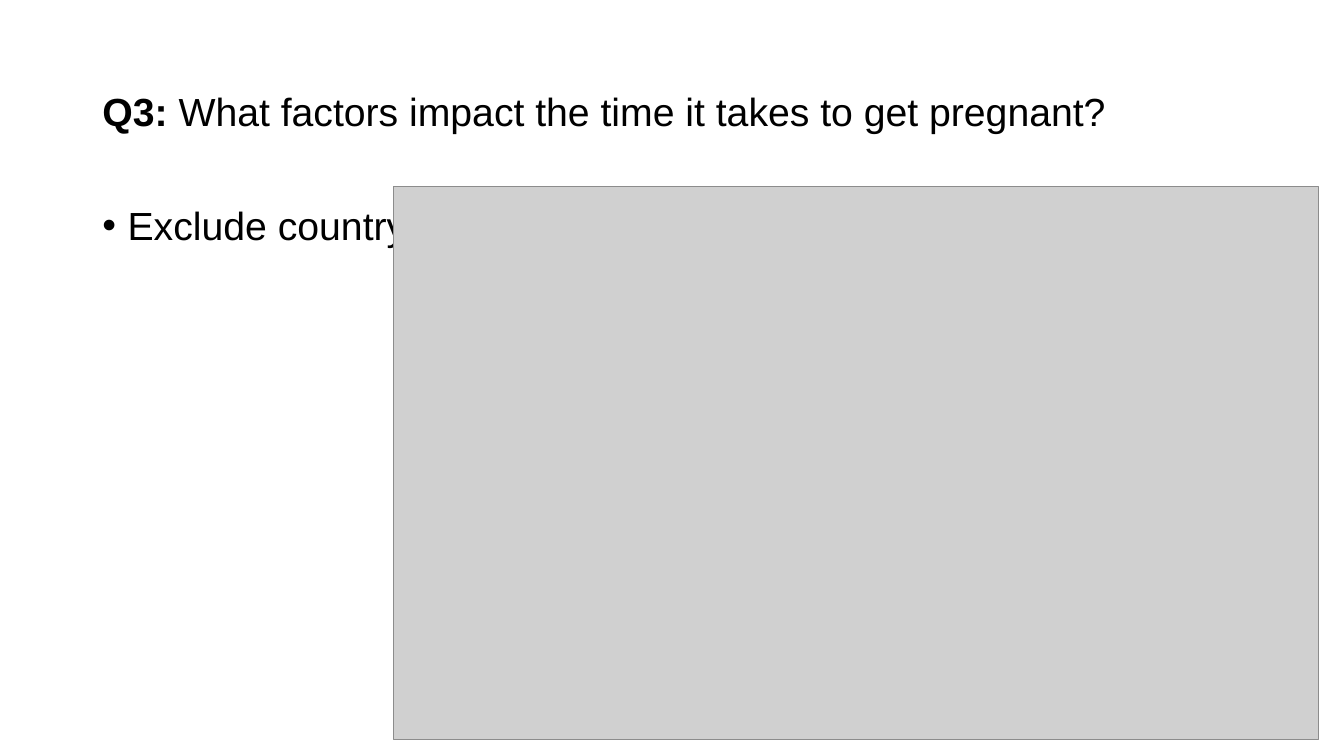
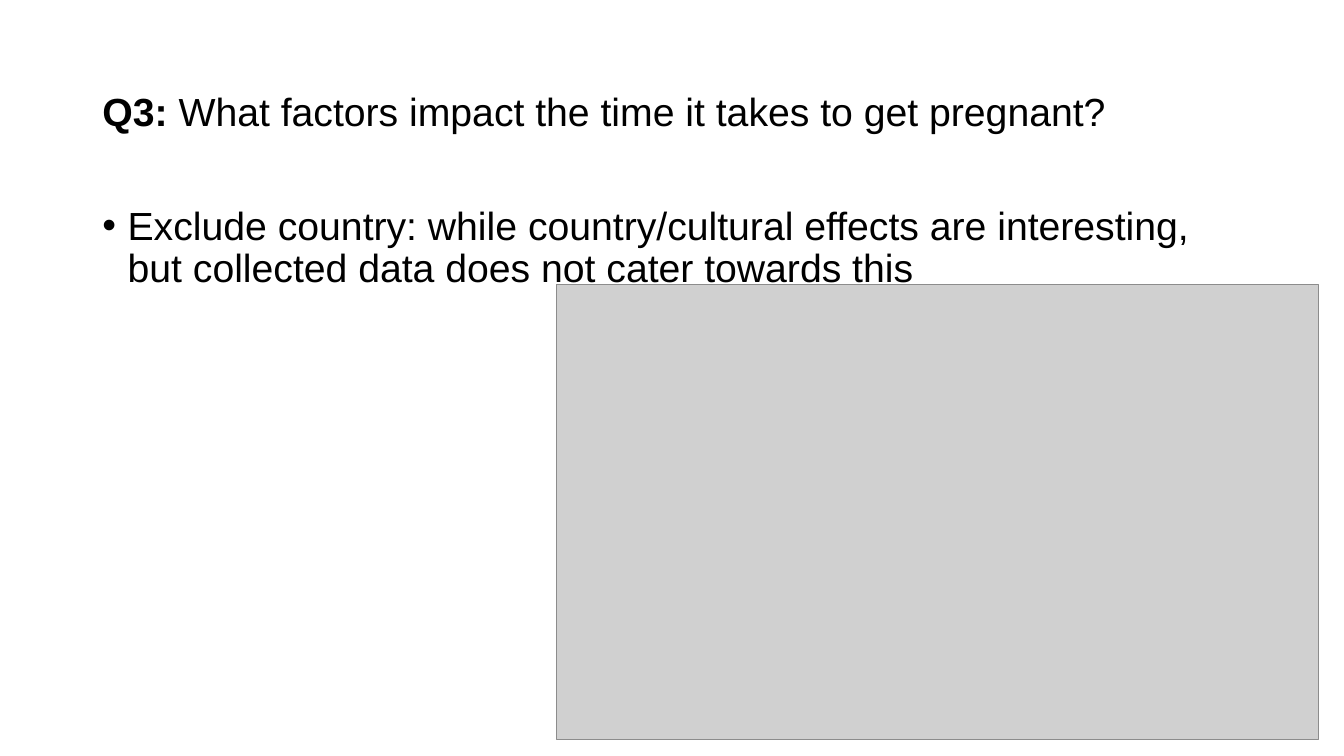
Before and after one commit to JeroenBuil/natural-cycles-assignment, a slide deck: slide 14 of reports/Natural Cycles - Assignment Report - Jeroen Buil.pptx. Drawn at 1344x756 pixels with LibreOffice and Linux fonts; fonts in the diff are those of the drawing; grey boxes stand for pictures. Boxes give left, top, right and bottom in pixels: in the first picture for what was removed or moved away, otherwise in the second. Text is boxed around its words. In the diff, an @@ line names an element or a change of style, - is before the commit and + after.

```diff
--- a/reports/Natural Cycles - Assignment Report - Jeroen Buil.pptx
+++ b/reports/Natural Cycles - Assignment Report - Jeroen Buil.pptx
@@ text at [128,211,1189,290]: text changed @@
-• Exclude country:
+• Exclude country: while country/cultural effects are interesting, but collected data does not cater towards this
@@ picture: place and size @@
-picture at [394,187,1319,739]
+picture at [557,284,1319,739]
```
Also in this commit, not shown: 4 other slides changed, 16 other files.
